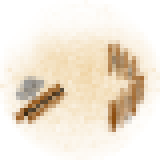
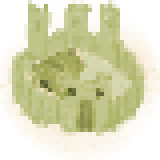
Before/after of a 160x160 layered artwork. What changed in the layer stack:
added layer "TownUncolored" above "Town" over [8, 0, 152, 140]
hid "Building" over [8, 36, 152, 140]
